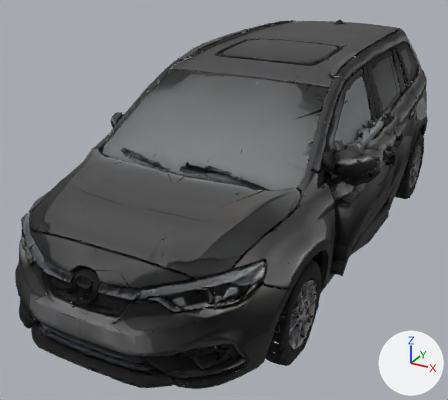
What one commit did to the glTF model models/car_wagon.glb.
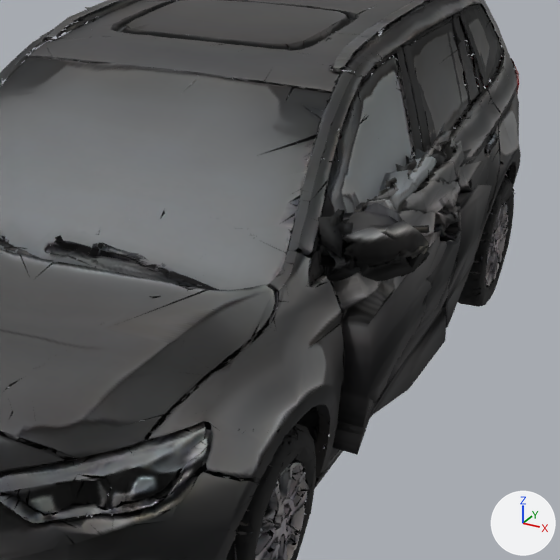
There are two pictures of each version: one whole from a camera (50 mm lens) standing at (0.794, -1.759, 0.97) and looking at (-0.095, -0.142, 0.161), one close up on the part from 35% to 100% of the width and 10% to 83% of the height. The axes (+X, +Y, +Z) are drawn at lower right. The lights are the same throughout. The last two pictures show the newer version. Vertices at exactly the same position are counted once.

The first close-up shows 'body', 'door_FL'.
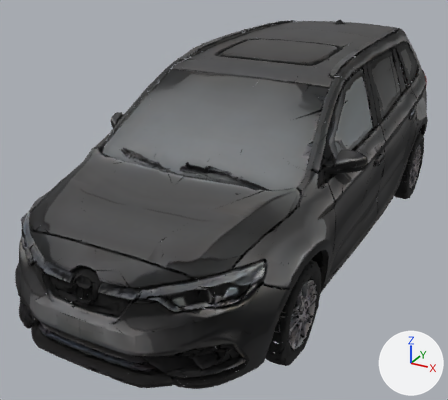
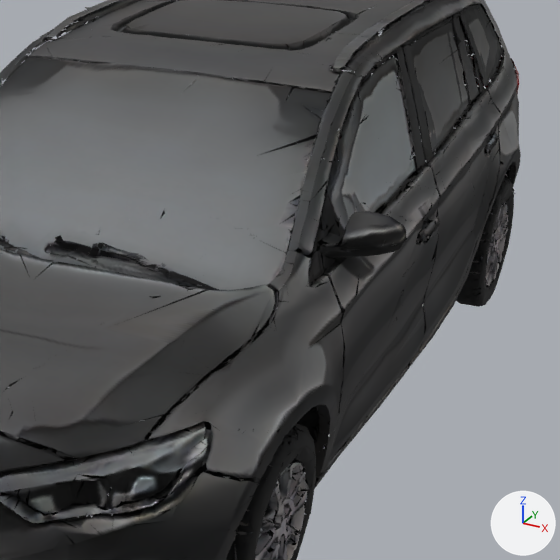
Commit message: Realistic cars wired in: all parked and traffic cars use Rodin models

Where the newer file only moved an object's origin or applied its transform, the numbers keep the older frame.

Pixel boxes [x1, y1, x2, y2] of what changed, in the close-ups (560 x 560 px):
'door_FL', deleted: before [316, 123, 492, 454]
part 1 of me_model, added: after [417, 230, 429, 242]
part 2 of me_model, cut back: before [312, 246, 340, 414]; after [312, 145, 471, 444]

Edits to the bpy script that builds the scene:
```text
Change me_model:
    used by ob_body; location = (0.437, -0.411, 0.303)
    remove me_model.from_pydata(...)  # 33235 vertices, 29199 faces; spans x -0.84..-0.04, y -0.54..1.36, z -0.3..0.35
    add me_model.from_pydata(...)  # 34132 vertices, 30000 faces; spans x -0.84..-0.03, y -0.54..1.36, z -0.3..0.35
    me_model part 1: the loose piece of 16 vertices spanning x -0.09..-0.08, y -0.23..-0.19, z -0.13..-0.1 is copied, and the copy is scaled about its middle by (-0.214, 0.534, 0.109), then moved by (0.01, 0.55, 0.16); it spans x -0.08..-0.06, y 0.33..0.36, z 0.04..0.05
    me_model part 2: 7 vertices moved within x -0.12..-0.04, y 0.02..0.52, z -0.09..0.13; 822 vertices added at x -0.13..-0.03, y 0.02..0.52, z -0.14..0.14
    other edits to the shape of me_model do not show in these pictures
Remove ob_door_fl:
    ob_door_fl = bpy.data.objects.new('door_FL', me_model_001)
    ob_door_fl.location = (0.437, -0.411, 0.303)
```
